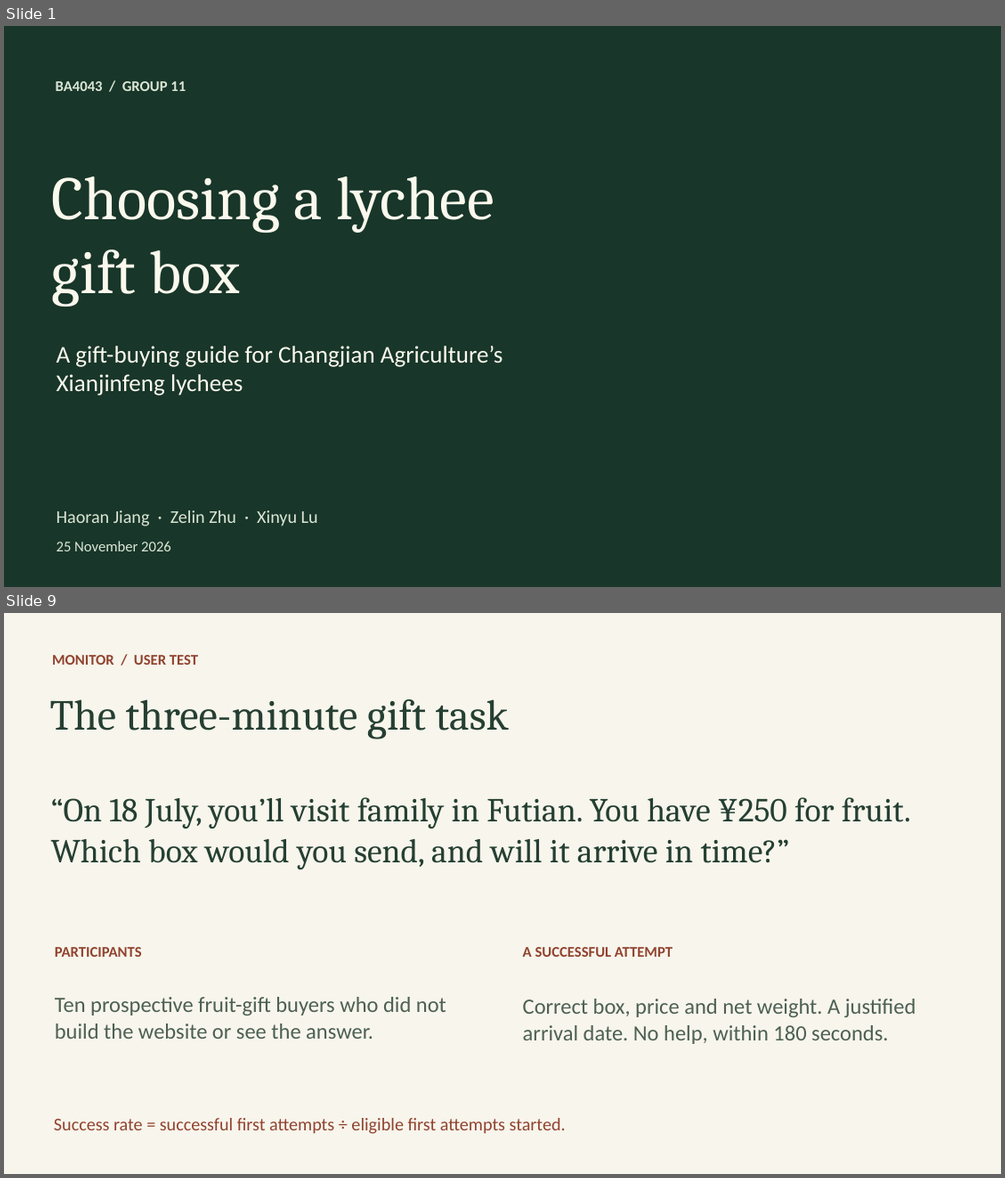
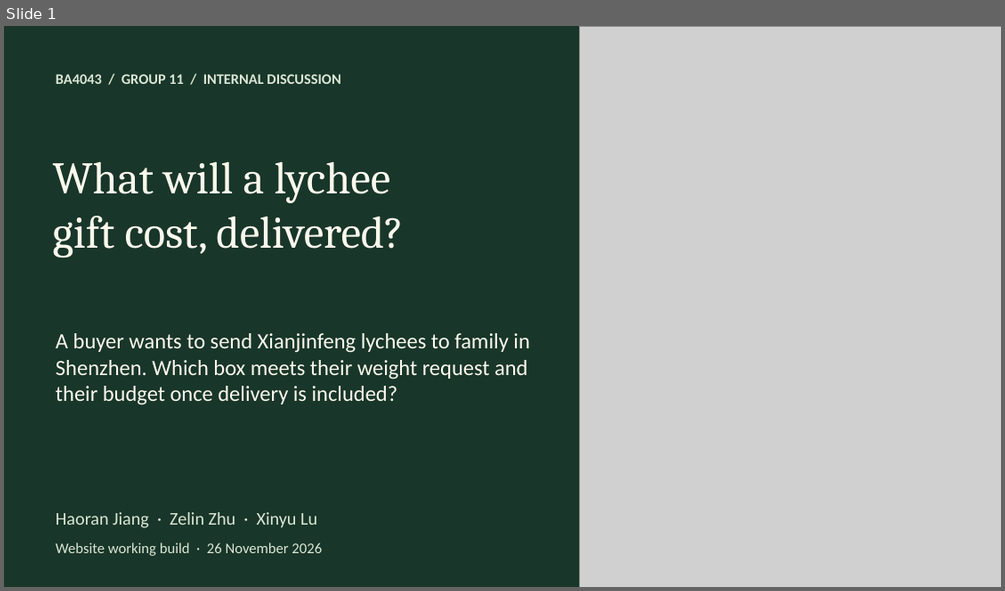
Before and after one commit to jiang4wqy/ba4043-changjian-lychee, a slide deck: 课堂展示.pptx. Shown one above the other, each under a label of ours: slides 1 and 9 before the commit, slide 1 after it; the slides between them are not shown. The pictures are 1005x1178 and 1005x591 pixels, drawn with LibreOffice and Linux fonts; fonts in the diff are those of the drawing; grey boxes stand for pictures; background and template pictures are left out. Boxes give left, top, right and bottom in pixels: in the first picture for what was removed or moved away, otherwise in the second. Text is boxed around its words. In the diff, an @@ line names an element or a change of style, - is before the commit and + after.

Commit message:
Sync delivered-price gift recommendations across the website and discussion slides

```diff
--- a/课堂展示.pptx
+++ b/课堂展示.pptx
@@ slide 9 removed at bbox=[4, 613, 1001, 1174], background #F7F5EC @@
@@ text removed at bbox=[52, 655, 198, 665] @@
-MONITOR / USER TEST
@@ text removed at bbox=[50, 699, 509, 738] @@
-The three-minute gift task
@@ text removed at bbox=[51, 797, 911, 869] @@
-“On 18 July, you’ll visit family in Futian. You have ¥250 for fruit. Which box would you send, and will it arrive in time?”
@@ text removed at bbox=[55, 947, 142, 957] @@
-PARTICIPANTS
@@ text removed at bbox=[523, 947, 672, 957] @@
-A SUCCESSFUL ATTEMPT
@@ text removed at bbox=[55, 997, 446, 1038] @@
-Ten prospective fruit-gift buyers who did not build the website or see the answer.
@@ text removed at bbox=[523, 998, 916, 1044] @@
-Correct box, price and net weight. A justified arrival date. No help, within 180 seconds.
@@ text removed at bbox=[54, 1118, 566, 1134] @@
-Success rate = successful first attempts ÷ eligible first attempts started.
@@ slide 1 changed as well @@
@@ picture added at bbox=[580, 26, 1001, 587] @@
@@ text at bbox=[56, 74, 340, 84]: text changed; size 14.2 to 14 pt @@
-BA4043 / GROUP 11
+BA4043 / GROUP 11 / INTERNAL DISCUSSION
@@ text at bbox=[53, 161, 403, 257]: text changed; size 59.2 to 43.5 pt @@
-Choosing a lychee
-gift box
+What will a lychee
+gift cost, delivered?
@@ vertical alignment middle to top in 5 elements at bbox=[56, 512, 317, 528], bbox=[56, 74, 340, 84], bbox=[53, 161, 403, 257], bbox=[56, 542, 322, 556], bbox=[56, 333, 530, 405] @@
@@ text at bbox=[56, 333, 530, 405]: text changed; size 23.2 to 21 pt @@
-A gift-buying guide for Changjian Agriculture’s Xianjinfeng lychees
+A buyer wants to send Xianjinfeng lychees to family in Shenzhen. Which box meets their weight request and their budget once delivery is included?
@@ text at bbox=[56, 542, 322, 556]: text changed @@
-25 November 2026
+Website working build · 26 November 2026
```
Also in this commit, not shown: 4 other slides changed, 7 slides added, 4 other slides removed, 15 other files.
